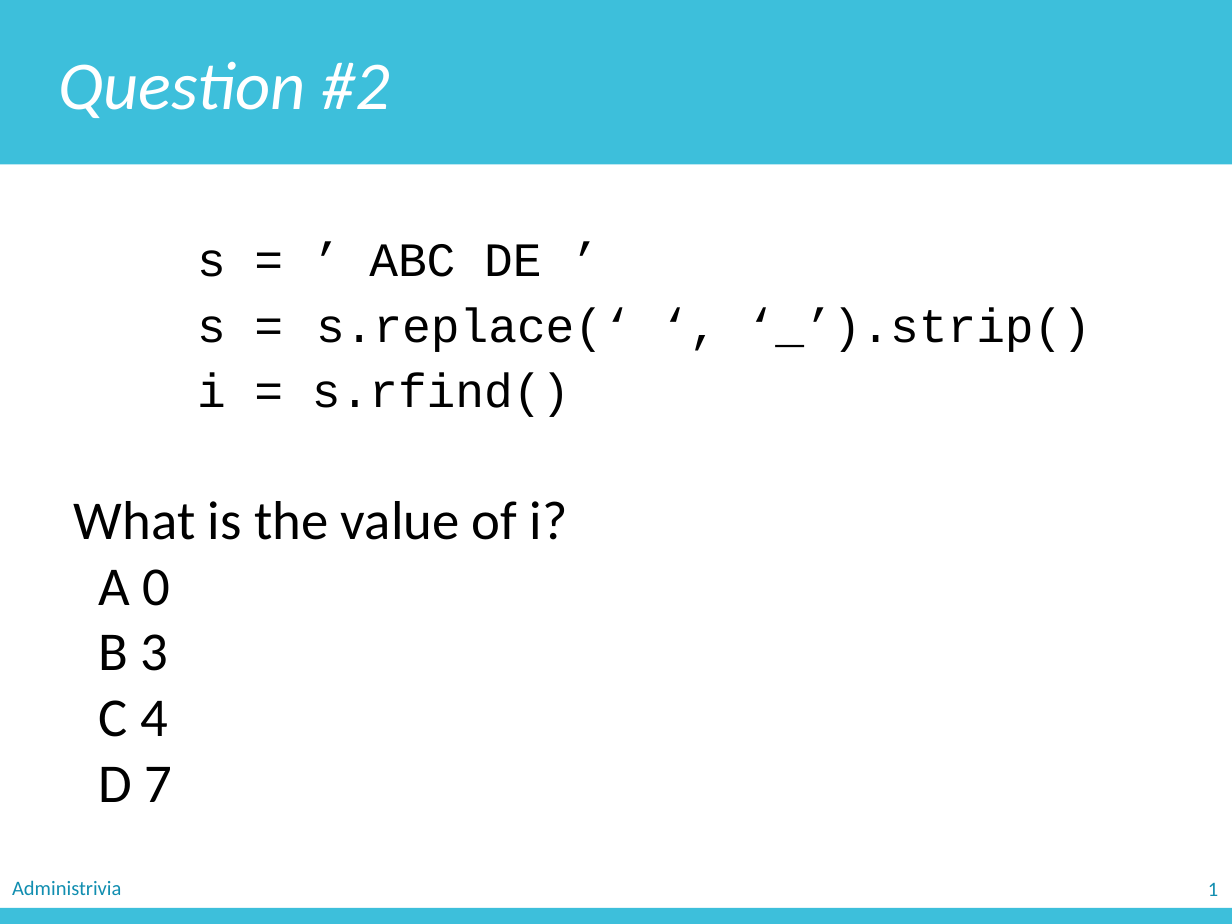
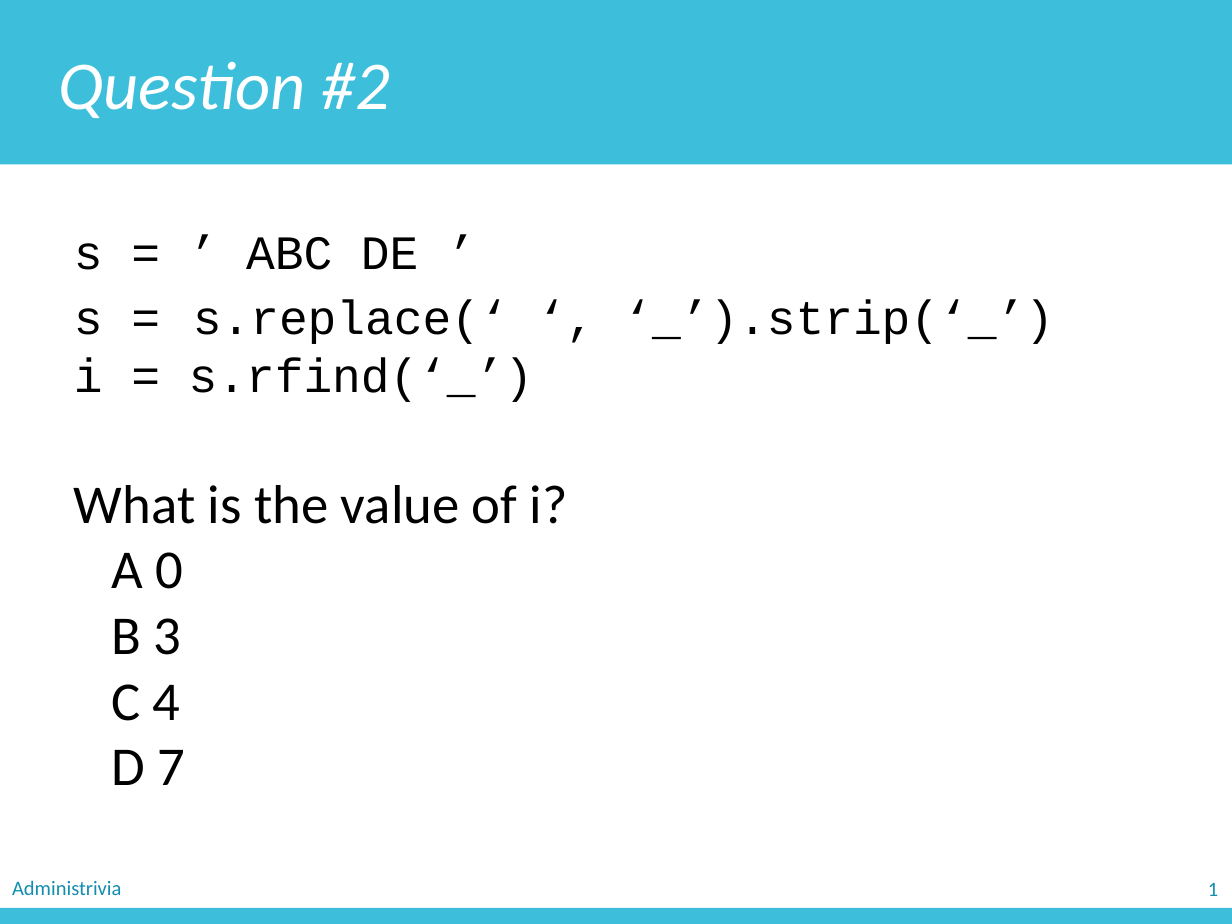
Before and after one commit to zichengliao/zuics101-fa17, a slide deck: slide 28 of lectures/lec06/lec06.pptx (slide 6 before the commit). Drawn at 1232x924 pixels with LibreOffice and Linux fonts; fonts in the diff are those of the drawing. Boxes give left, top, right and bottom in pixels: in the first picture for what was removed or moved away, otherwise in the second. Text is boxed around its words. In the diff, an @@ line names an element or a change of style, - is before the commit and + after.

```diff
--- a/lectures/lec06/lec06.pptx
+++ b/lectures/lec06/lec06.pptx
@@ text at [74,299,1054,402]: text changed @@
-s = s.replace(‘ ‘, ‘_’).strip()
-i = s.rfind()
+s = s.replace(‘ ‘, ‘_’).strip(‘_’)
+i = s.rfind(‘_’)
```
Also in this commit, not shown: 5 other slides changed, 22 slides added, 19 slides removed, 3 other files.
